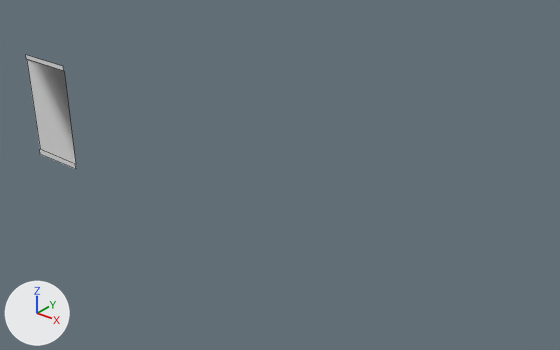
Before and after pictures for a commit that changed the FBX model Assets/AssetsRaw/models/SI_Env_Wall_Large_01.fbx.
Rendered twice from a 50 mm camera at (0.557, -0.358, 0.28) aimed at (0.237, 0.043, 0.032). Arrows for +X, +Y and +Z are at lower left; the lights stay in place. Mesh edges are drawn as thin lines. Materials are left out; every surface is plain grey. Where no turn or scale is listed for an object, it has been applied to the vertices. Vertices at the same position are counted once.

Objects in the first picture: 'SI_Env_Wall_Large_01'.
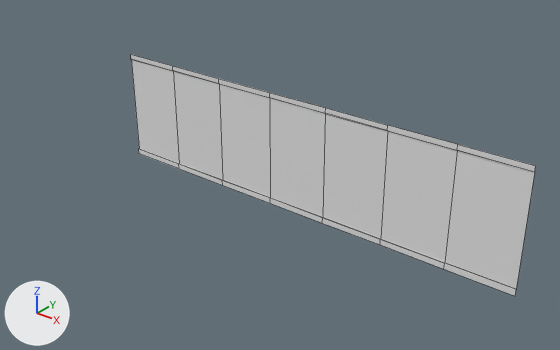
Changed parts and their boxes (x1, y1, x2, y2) in the pictures (560 x 350 px):
'SI_Env_Wall_Large_01', reshaped, moved (696% wider, 110% taller)
    before: (26, 55, 76, 169)
    after: (131, 55, 536, 296)
part 1 of me_mesh, added
    after: (173, 66, 536, 296)

The change in detail:
me_mesh is used by ob_si_env_wall_large_01; location (0.0, 0.0, 0.0).
me_mesh had 13 vertices, 5 faces and spanned x 0.0..0.05, y -0.0005..0.0, z -0.0027..0.0883.
me_mesh now has 49 vertices, 35 faces and spans x 0.0..0.35, y -0.0005..0.0, z -0.0027..0.0883.
Part 1, on me_mesh:
6 new vertices lie (0.05, 0.0, 0.0) away from vertices in x 0.05, y -0.0005..0.0, z -0.0027..0.0883.
6 new vertices lie (0.05, 0.0, 0.0) away from vertices in x 0.1, y -0.0005..0.0, z -0.0027..0.0883.
6 new vertices lie (0.05, 0.0, 0.0) away from vertices in x 0.15, y -0.0005..0.0, z -0.0027..0.0883.
6 new vertices lie (0.05, 0.0, 0.0) away from vertices in x 0.2, y -0.0005..0.0, z -0.0027..0.0883.
6 new vertices lie (0.05, 0.0, 0.0) away from vertices in x 0.25, y -0.0005..0.0, z -0.0027..0.0883.
6 new vertices lie (0.05, 0.0, 0.0) away from vertices in x 0.3, y -0.0005..0.0, z -0.0027..0.0883.
30 new faces join them.
Object 'SI_Env_Wall_Large_01' (ob_si_env_wall_large_01) moves from (0.0, 0.0, 0.0) to (0.0675, 0.0553, 0.0).
